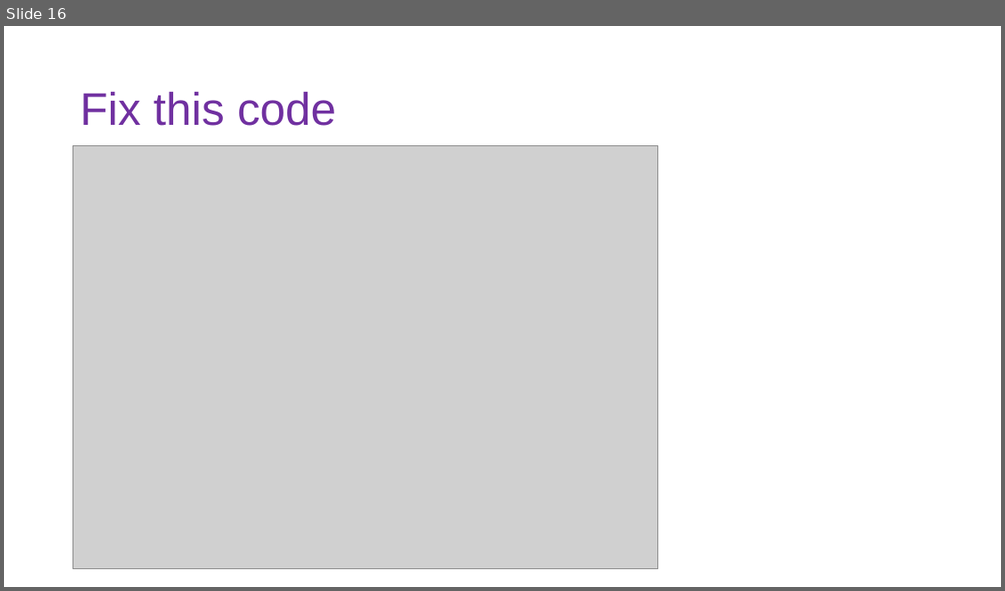
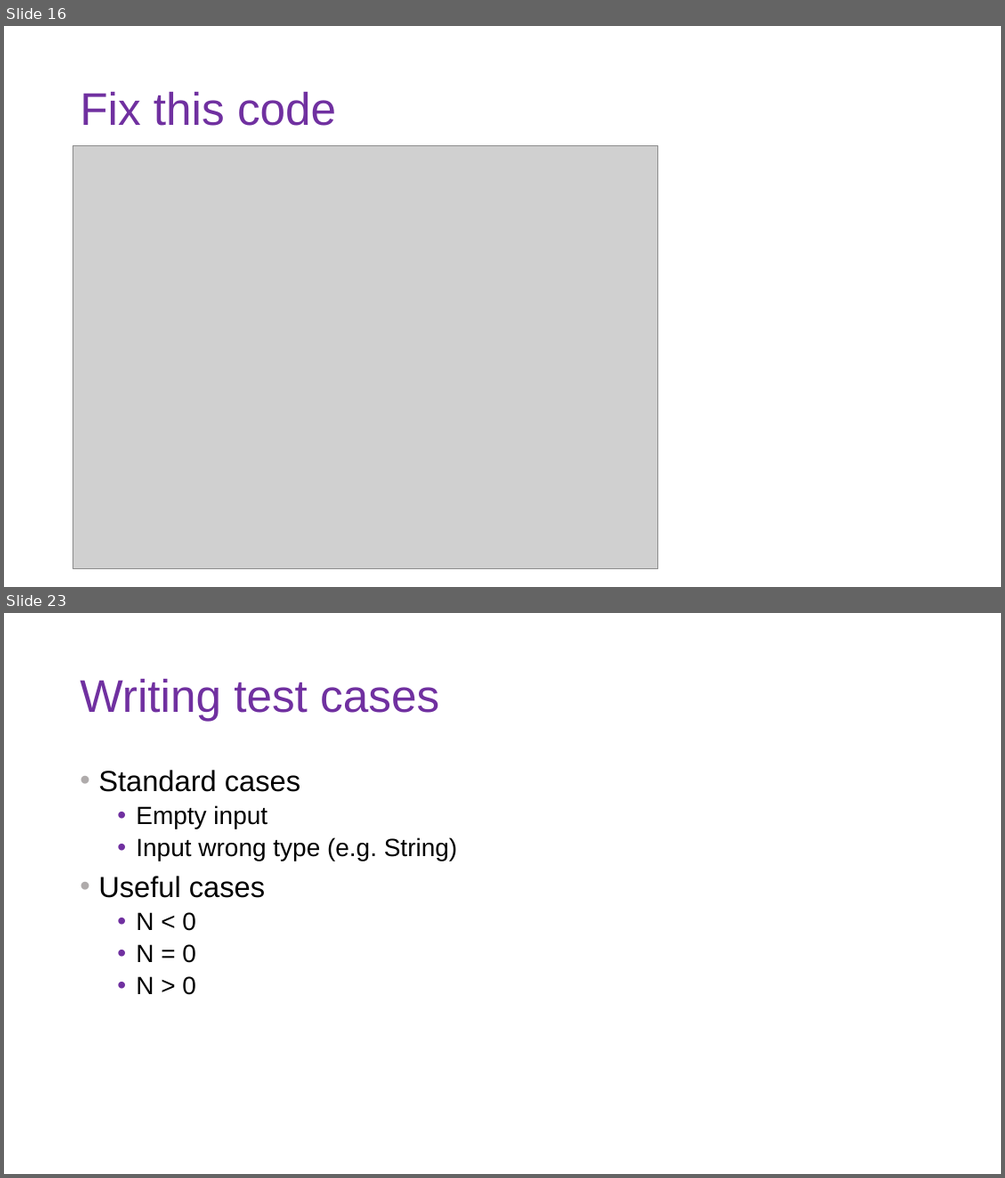
Before and after one commit to DoriMG/SN_python_course, a slide deck: lectures/3_coding_practices.pptx. Shown one above the other, each under a label of ours: slide 16 before the commit, slides 16 and 23 after it; the slides between them are not shown. The pictures are 1005x591 and 1005x1178 pixels, drawn with LibreOffice and Linux fonts; fonts in the diff are those of the drawing; grey boxes stand for pictures. Boxes give left, top, right and bottom in pixels: in the first picture for what was removed or moved away, otherwise in the second. Text is boxed around its words. In the diff, an @@ line names an element or a change of style, - is before the commit and + after.

```diff
--- a/lectures/3_coding_practices.pptx
+++ b/lectures/3_coding_practices.pptx
@@ slide 23 added at <box>4,613,1001,1174</box>, background #FFFFFF @@
@@ title added at <box>80,679,439,721</box>, 44 pt, text #7030A0 @@
+Writing test cases
@@ text added at <box>98,770,457,995</box>, 24 pt, text #000000 @@
+• Standard cases
+  • Empty input
+  • Input wrong type (e.g. String)
+• Useful cases
+  • N < 0
+  • N = 0
+  • N > 0
```
Also in this commit, not shown: 11 other slides added, 40 other files.
